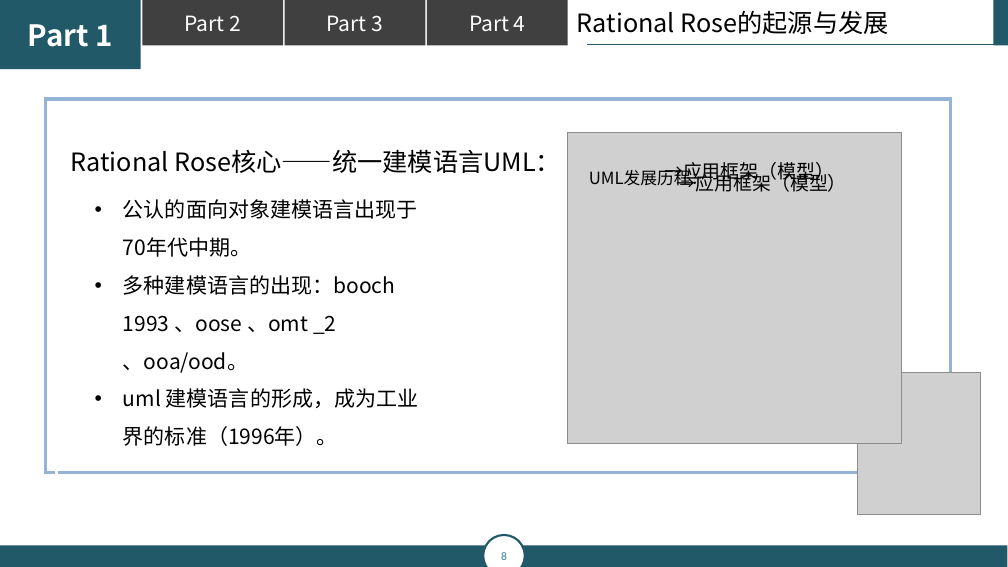
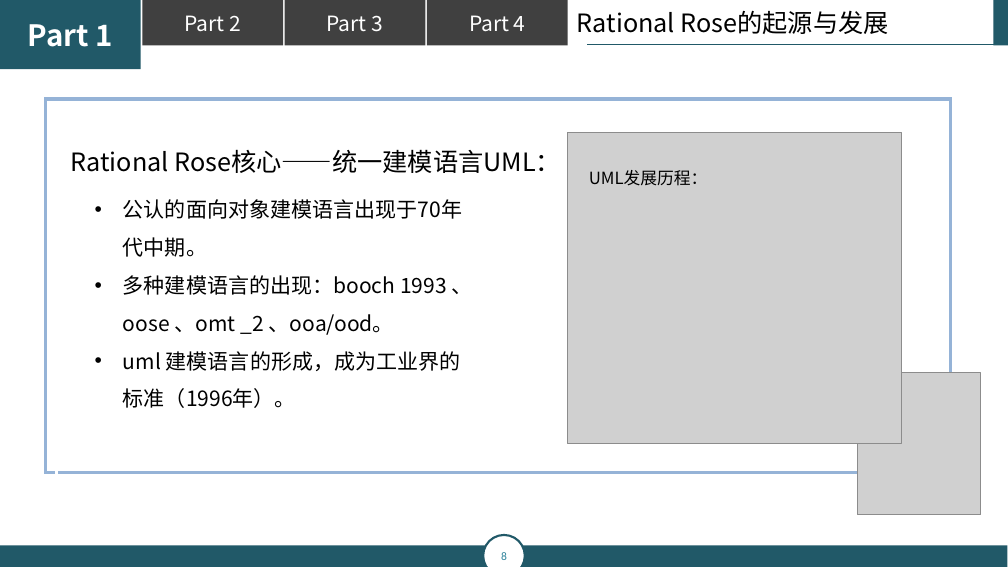
Before and after one commit to popopoi/PRD2018-G07, a slide deck: slide 8 of 翻转课堂PPT/PRD2018-G07-第五周翻转课堂PPT.pptx. Drawn at 1008x567 pixels with LibreOffice and Linux fonts; fonts in the diff are those of the drawing; grey boxes stand for pictures. Boxes give left, top, right and bottom in pixels: in the first picture for what was removed or moved away, otherwise in the second. Text is boxed around its words. In the diff, an @@ line names an element or a change of style, - is before the commit and + after.

```diff
--- a/翻转课堂PPT/PRD2018-G07-第五周翻转课堂PPT.pptx
+++ b/翻转课堂PPT/PRD2018-G07-第五周翻转课堂PPT.pptx
@@ text removed at bbox=[664, 162, 834, 183] @@
-→应用框架（模型）
@@ text removed at bbox=[677, 171, 847, 192] @@
-→应用框架（模型）
@@ text "公认的面向对象建模语言出现于70年代中期。" rewrapped from bbox=[123, 199, 418, 446] to bbox=[123, 199, 473, 408] @@
```
Also in this commit, not shown: 5 other slides changed, 2 slides added.
